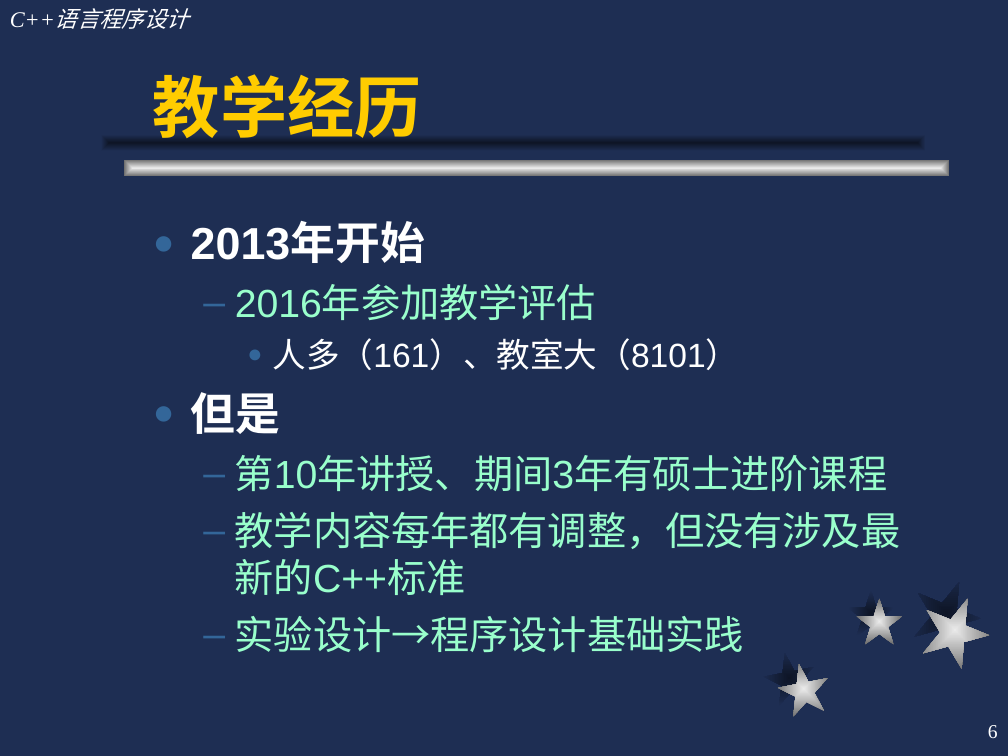
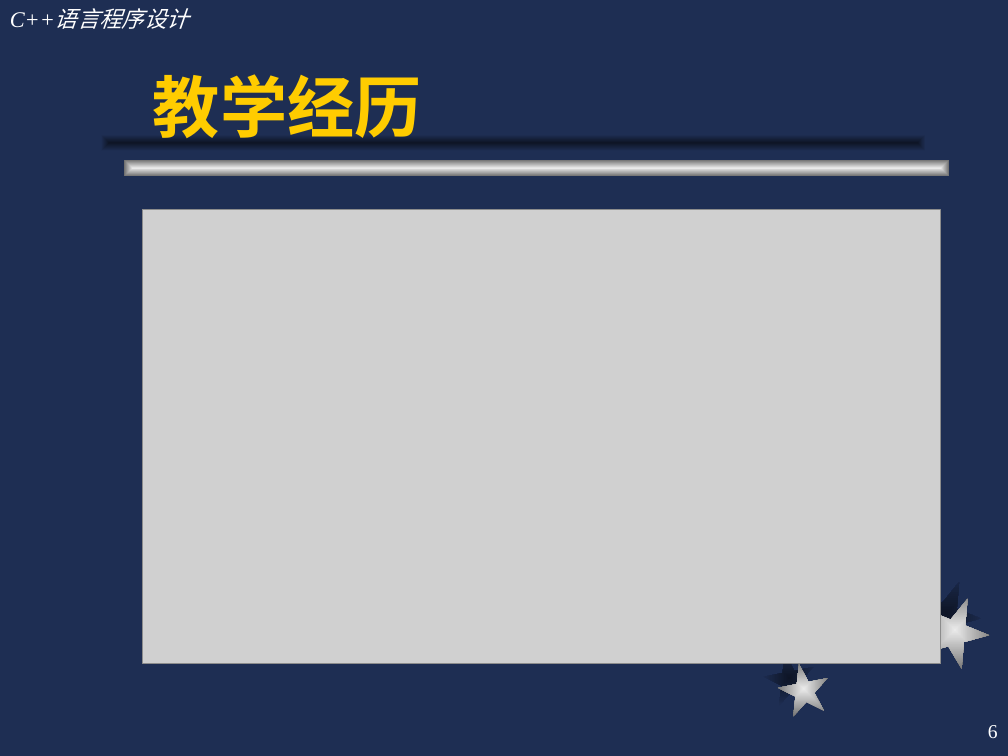
Before and after one commit to qilin512/OUC-OOP, a slide deck: slide 6 of slides/c++1.ppt. Drawn at 1008x756 pixels with LibreOffice and Linux fonts; fonts in the diff are those of the drawing; grey boxes stand for pictures. Boxes give left, top, right and bottom in pixels: in the first picture for what was removed or moved away, otherwise in the second. Text is boxed around its words. In the diff, an @@ line names an element or a change of style, - is before the commit and + after.

```diff
--- a/slides/c++1.ppt
+++ b/slides/c++1.ppt
@@ picture added at <box>143,210,941,663</box> @@
@@ text removed at <box>191,224,900,652</box> @@
-● 2013年开始
-  – 2016年参加教学评估
-    ● 人多（161）、教室大（8101）
-● 但是
-  – 第10年讲授、期间3年有硕士进阶课程
-  – 教学内容每年都有调整，但没有涉及最新的C++标准
-  – 实验设计→程序设计基础实践
@@ freeform shape removed at <box>848,590,894,636</box> @@
@@ freeform shape removed at <box>856,599,902,645</box> @@
```
Also in this commit, not shown: 4 other slides changed.
